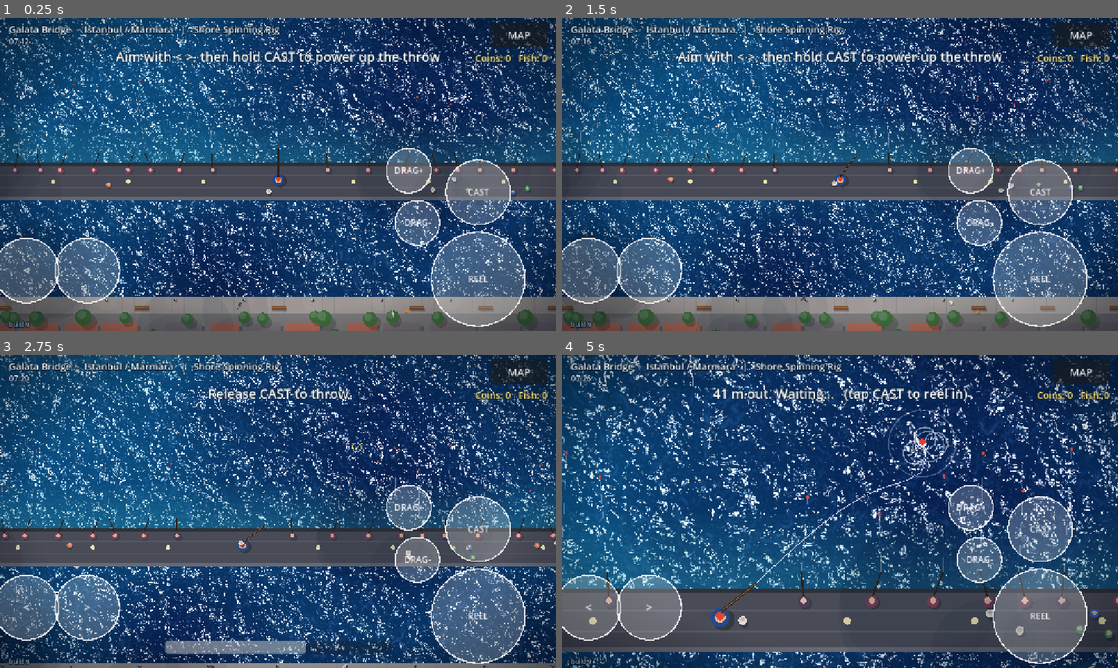
Above: before the commit, frames 1-4 (two rows, left to right).
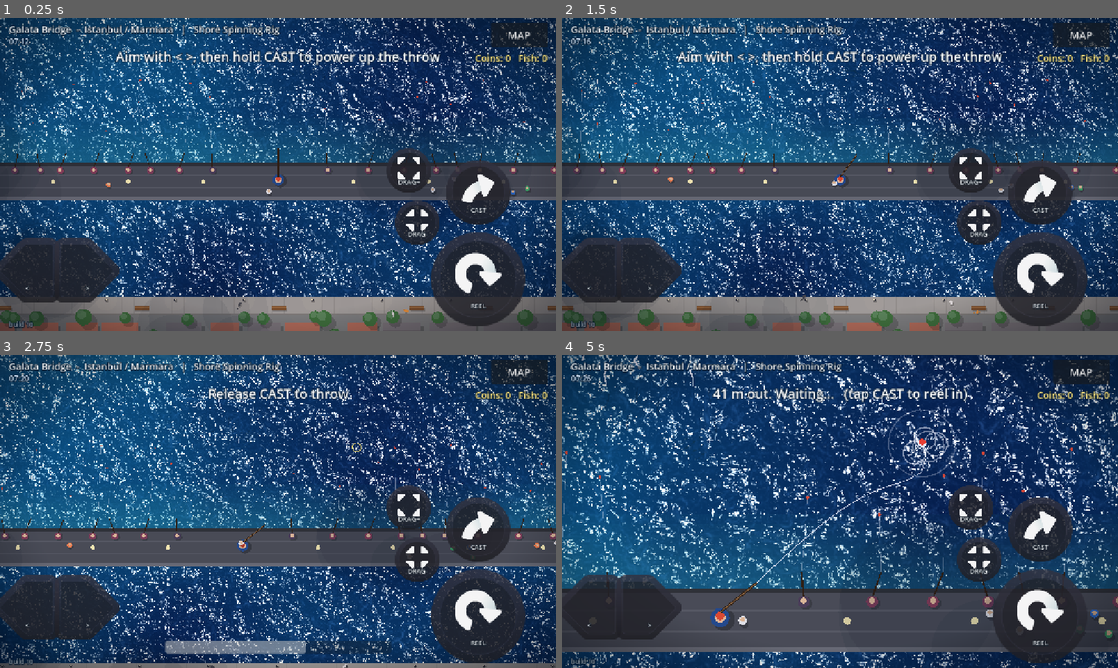
Above: after the commit, the same moments.

Repository: nextlevelcorp/godot_fishing_rpg
Game: Godot game, scene res://shore_fishing.tscn
The game is run twice, just before and just after one commit, with the same random seed, the same clock (stepped at 60 frames per second) and the same inputs. This scene is started directly instead of the project's main scene.
Inputs (mouse positions are in pixels of both pictures, inside the frame that each line leads up to):
- Up to frame 1 (0.25 s): no input
- Up to frame 2 (1.5 s): tap Enter at 0.5 s; move the mouse to (962, 158) at 0.52 s; hold D (steer_right) 0.53-1.25 s; tap X (anchor) at 0.6 s; click (962, 158) at 0.67 s; tap E (bait_deeper) at 0.8 s; drag from (728, 190) to (812, 237) at 1.27 s
- Up to frame 3 (2.75 s): move the mouse to (333, 442) at 2.02 s; hold D (steer_right) from 2.03 s (still down); hold C (cast) from 2.03 s (still down); tap Q (bait_shallower) at 2.1 s
- Up to frame 4 (5 s): release D (steer_right) at 2.75 s; release C (cast) at 2.75 s; drag from (812, 574) to (673, 464) at 2.77 s; move the mouse to (1006, 558) at 3.52 s; hold A (steer_left) 3.53-4.25 s; hold Space (reel_in) 3.53-4.25 s; tap X (anchor) at 3.8 s; drag from (673, 464) to (756, 433) at 4.27 s

The runs differ from the first frame. In frame 1, 12% of the frame differs, in the area x 0-95%, y 41-100%; in frame 2, 12%; in frame 3, 12%; in frame 4, 12%.

Commit message:
feat: Kenney touch controls art and a landed-fish catch card
Touch buttons are drawn with Kenney Mobile Controls 1.0 (CC0) plates
and icons (cast, reel, clutch, steering arrows), dim when idle and lit
and pressed in when held, with a small outlined label.

Landing a fish keeps the side view up: the fish is lifted toward the
angler on a damped spring, flaps on an oscillator, and drips water as
particles under gravity, while a catch card shows species (and NEW
SPECIES / NEW RECORD), weight, coins and scientific name. The card
fades on its own after about three seconds. Build label: build 10.

Claude-Session: https://claude.ai/code/session_01HLtjWBZvxzhjVtsJywwULp

Diff:
--- a/fight_view.gd
+++ b/fight_view.gd
@@ -72,6 +72,13 @@
 var _bubbles: Array = []
 var _small_fish: Array = []
 var _bed_items: Array[Dictionary] = []
+# catch presentation: the fish is lifted from the water on a spring, flapping, dripping water
+var _catch_t := 0.0
+var _catch_title := ""
+var _catch_lines := PackedStringArray()
+var _lift_v := Vector2.ZERO
+var _drips: Array = []
+var _card := StyleBoxFlat.new()
 
 
 func _ready() -> void:
@@ -144,6 +151,20 @@
 ## Fades the side view out (the top-down scene shows the result).
 func end() -> void:
 	_active = false
+	_catch_t = 0.0
+
+
+## Landed: lift the fish out of the water and show a catch card, then fade out on its own.
+func show_catch(title: String, lines: PackedStringArray) -> void:
+	_catch_title = title
+	_catch_lines = lines
+	_catch_t = 3.4
+	_lift_v = Vector2.ZERO
+	_active = true
+	_card.bg_color = Color(0.02, 0.10, 0.18, 0.92)
+	_card.set_corner_radius_all(18)
+	_card.set_border_width_all(3)
+	_card.border_color = Color(1.0, 0.85, 0.4, 0.9)
 
 
 func _x_for(dist_m: float) -> float:
@@ -162,7 +183,12 @@
 	_canvas.visible = true
 	_time += delta
 	_canvas.modulate = Color(tint.r, tint.g, tint.b, _alpha)
-	if fishing != null and _active:
+	if _catch_t > 0.0:
+		_catch_t -= delta
+		_animate_catch(delta)
+		if _catch_t <= 0.0:
+			_active = false
+	elif fishing != null and _active:
 		_simulate(delta)
 	_update_bubbles(delta)
 	_canvas.queue_redraw()
@@ -211,6 +237,31 @@
 		f.apply_force(f.flee(_fish_pos, 220.0) * 2.0)
 		f.apply_force(f.contain(area, 60.0))
 		f.update(delta)
+
+
+## Spring pull toward the angler's hand (Hooke), a flapping oscillation, and water dripping off
+## the fish as particles under gravity.
+func _animate_catch(delta: float) -> void:
+	var target := HAND + Vector2(80.0, -36.0)
+	var acc := (target - _fish_pos) * 30.0 - _lift_v * 8.0
+	_lift_v += acc * delta
+	_fish_pos += _lift_v * delta
+	_facing = -1.0
+	_tilt = sin(_time * 14.0) * 0.35 * clampf(_catch_t / 3.4, 0.2, 1.0)
+	_rod_bend = lerpf(_rod_bend, 0.5, delta * 4.0)
+	if _rng.randf() < delta * 18.0 and _fish_pos.y < SURFACE_Y:
+		_drips.append(Noc.Particle.new(_fish_pos + Vector2(_rng.randf_range(-_fish_len * 0.3, _fish_len * 0.3), 6.0),
+			Vector2(_rng.randf_range(-20.0, 20.0), _rng.randf_range(0.0, 40.0)), 0.0, 0.0, 1.2, _rng.randf_range(2.0, 4.0), Color(0.8, 0.95, 1.0, 0.9)))
+	var keep: Array = []
+	for d in _drips:
+		d.vel += Vector2(0.0, 700.0) * delta
+		d.pos += d.vel * delta
+		d.age += delta
+		if not d.dead() and d.pos.y < SURFACE_Y + 4.0:
+			keep.append(d)
+	_drips = keep
+	var mouth := _fish_pos + Vector2(_facing * _fish_len * 0.42, 0.0)
+	_rope.step(_rod_tip_now(), mouth, _rod_tip_now().distance_to(mouth), Vector2(0.0, 200.0), delta)
 
 
 func _rod_tip_now() -> Vector2:
@@ -300,6 +351,8 @@
 			var bs: float = b.size / 64.0
 			_draw_sprite(bt, b.pos, Vector2(bs, bs), 0.0, Color(1.0, 1.0, 1.0, 0.85 * k))
 
+	for d in _drips:
+		_canvas.draw_circle(d.pos, float(d.size), Color(0.8, 0.95, 1.0, 0.85))
 	var surf := PackedVector2Array()
 	var x := 0.0
 	while x <= W:
@@ -307,6 +360,21 @@
 		x += 16.0
 	c.draw_polyline(surf, Color(1.0, 1.0, 1.0, 0.7), 3.0, true)
 	_draw_angler()
+	if _catch_t > 0.0:
+		_draw_card()
+
+
+func _draw_card() -> void:
+	var appear := clampf((3.4 - _catch_t) * 4.0, 0.0, 1.0)
+	var rect := Rect2(Vector2(660.0, 230.0 + (1.0 - appear) * 40.0), Vector2(520.0, 230.0))
+	_card.draw(_canvas.get_canvas_item(), rect)
+	var font := ThemeDB.fallback_font
+	_canvas.draw_string(font, rect.position + Vector2(24.0, 50.0), _catch_title, HORIZONTAL_ALIGNMENT_LEFT, rect.size.x - 48.0, 30, Color(1.0, 0.92, 0.6))
+	for i in _catch_lines.size():
+		_canvas.draw_string(font, rect.position + Vector2(24.0, 96.0 + float(i) * 34.0), _catch_lines[i], HORIZONTAL_ALIGNMENT_LEFT, rect.size.x - 200.0, 22, Color.WHITE)
+	if _fish_tex != null:
+		var big := minf(1.6, 150.0 / 110.0)
+		_draw_sprite(_fish_tex, rect.position + Vector2(rect.size.x - 100.0, 130.0), Vector2(big, big), sin(_time * 3.0) * 0.08, _fish_tint)
 
 
 ## Seaweed and rocks stand on the bed; seaweed sways on a sine oscillator around its base.
--- a/game_session.gd
+++ b/game_session.gd
@@ -6,7 +6,7 @@
 
 ## Shown on screen so a player can tell a fresh deploy from a page the browser cached.
 ## Bump it with every build that changes behaviour.
-const BUILD := "build 9"
+const BUILD := "build 10"
 const SAVE_PATH := "user://save.cfg"
 const START_RIG := "shore_spinning_rig"
 ## Shore rigs in shop order. Prices live on each rig in BiomeDB.RIGS ("price").
--- a/shore_fishing.gd
+++ b/shore_fishing.gd
@@ -852,9 +852,11 @@
 	_shake = ratio * ratio
 
 
-func _end_fight() -> void:
+## keep_view: leave the side view up (the catch card is showing and fades out on its own).
+func _end_fight(keep_view: bool = false) -> void:
 	_show_fight_ui(false)
-	_fight_view.end()
+	if not keep_view:
+		_fight_view.end()
 	_fish_id = ""
 	_fight_agent = null
 	_rod_bend_target = 0.0
@@ -871,9 +873,12 @@
 	GameSession.record_catch(id, sp["name"], weight_kg, value)
 	_update_coins()
 	var badge := "NEW SPECIES!  " if first else ("NEW RECORD!  " if record else "")
-	_result_label.text = "%sCAUGHT!\n%s  %.2f kg   +%d" % [badge, sp["name"], weight_kg, value]
+	var lines := PackedStringArray(["%.2f kg" % weight_kg, "+%d coins" % value, String(sp["scientific"])])
+	_fight_view.show_catch(badge + String(sp["name"]), lines)
+	_result_label.text = ""
 	_set_status("Nice one")
-	_end_fight()
+	_amb.play("splash", 0.7)
+	_end_fight(true)
 
 
 func _on_snapped(_id: String) -> void:
--- a/touch_controls.gd
+++ b/touch_controls.gd
@@ -29,6 +29,23 @@
 	[&"bait_shallower", "SHAL", 1210.0, 220.0, 36.0],
 ]
 
+## Button art: Kenney Mobile Controls (CC0), assets/kenney_mobile_controls/.
+## action -> [plate sprite, icon sprite or "", icon rotation in radians]. icon_arrow points right.
+const ART_DIR := "res://assets/kenney_mobile_controls/"
+const VISUALS := {
+	&"boat_forward": ["button_circle", "icon_arrow", -PI * 0.5],
+	&"boat_back": ["button_circle", "icon_arrow", PI * 0.5],
+	&"steer_left": ["direction_left", "", 0.0],
+	&"steer_right": ["direction_right", "", 0.0],
+	&"reel_in": ["button_circle", "icon_arrow_rotate", 0.0],
+	&"cast": ["button_circle", "icon_arrow_curved", 0.0],
+	&"anchor": ["button_circle", "icon_hand", 0.0],
+	&"drag_up": ["button_circle", "icon_size_larger", 0.0],
+	&"drag_down": ["button_circle", "icon_size_smaller", 0.0],
+	&"bait_deeper": ["button_circle", "icon_arrow", PI * 0.5],
+	&"bait_shallower": ["button_circle", "icon_arrow", -PI * 0.5],
+}
+
 ## Action -> how many times a button for it has been pressed. Scenes compare this counter with
 ## the value they saw last frame, so a tap shorter than a frame is never lost.
 static var presses: Dictionary = {}
@@ -55,7 +72,17 @@
 		btn.radius = float(b[4]) * TOUCH_SCALE
 		btn.position = Vector2(b[2], b[3]) - Vector2.ONE * btn.radius
 		btn.size = Vector2.ONE * btn.radius * 2.0
+		var look: Array = VISUALS.get(action, ["button_circle", "", 0.0])
+		btn.plate = _load_art(look[0])
+		btn.icon = _load_art(look[1])
+		btn.icon_rot = look[2]
 		_root.add_child(btn)
+
+
+func _load_art(art_name: String) -> Texture2D:
+	if art_name == "":
+		return null
+	return load(ART_DIR + art_name + ".png") as Texture2D
 
 
 ## One round button. Handles touch (per finger) and mouse (desktop, or browsers that turn touches
@@ -66,6 +93,9 @@
 	var action: StringName
 	var label := ""
 	var radius := 50.0
+	var plate: Texture2D
+	var icon: Texture2D
+	var icon_rot := 0.0
 	var _pointers: Dictionary = {}       # pointer id -> true while it holds this button
 	var _tap := Vector2.ZERO
 	var _tap_age := 99.0
@@ -125,12 +155,27 @@
 	func _draw() -> void:
 		var c := size * 0.5
 		var lit := not _pointers.is_empty()
-		draw_circle(c, radius, Color(1, 1, 1, 0.45 if lit else 0.22))
-		draw_arc(c, radius, 0.0, TAU, 40, Color(1, 1, 1, 0.85), 3.0)
+		var press := 0.92 if lit else 1.0
+		if plate != null:
+			var r := radius * press
+			draw_texture_rect(plate, Rect2(c - Vector2(r, r), Vector2(r, r) * 2.0), false,
+				Color(0.75, 0.95, 1.0, 1.0) if lit else Color(1.0, 1.0, 1.0, 0.85))
+		else:
+			draw_circle(c, radius, Color(1, 1, 1, 0.45 if lit else 0.22))
+			draw_arc(c, radius, 0.0, TAU, 40, Color(1, 1, 1, 0.85), 3.0)
+		if icon != null:
+			var s := radius * 1.0 / maxf(icon.get_width(), 1.0) * press
+			draw_set_transform(c - Vector2(0.0, radius * 0.12), icon_rot, Vector2(s, s))
+			draw_texture(icon, -icon.get_size() * 0.5, Color(1.0, 1.0, 1.0, 0.95))
+			draw_set_transform(Vector2.ZERO, 0.0, Vector2.ONE)
 		var font := ThemeDB.fallback_font
-		var fs := 26 if label.length() <= 2 else 20
+		var fs := 15
 		var tw := font.get_string_size(label, HORIZONTAL_ALIGNMENT_LEFT, -1, fs).x
-		draw_string(font, c + Vector2(-tw * 0.5, fs * 0.35), label, HORIZONTAL_ALIGNMENT_LEFT, -1, fs, Color(1, 1, 1, 0.9))
+		var ty := radius * 0.62 if icon != null else fs * 0.35
+		if plate != null and icon == null:
+			ty = radius * 0.62
+		draw_string_outline(font, c + Vector2(-tw * 0.5, ty), label, HORIZONTAL_ALIGNMENT_LEFT, -1, fs, 4, Color(0.0, 0.05, 0.1, 0.9))
+		draw_string(font, c + Vector2(-tw * 0.5, ty), label, HORIZONTAL_ALIGNMENT_LEFT, -1, fs, Color(1, 1, 1, 0.95))
 		if _tap_age < 0.5:
 			var k := _tap_age / 0.5
 			draw_arc(_tap, 14.0 + k * 22.0, 0.0, TAU, 28, Color(1.0, 0.9, 0.3, 0.95 * (1.0 - k)), 3.0)
Not shown, added: assets/kenney_mobile_controls/License.txt
Binary file added: assets/kenney_mobile_controls/button_circle.png
Binary file added: assets/kenney_mobile_controls/direction_left.png
Binary file added: assets/kenney_mobile_controls/direction_right.png
Binary file added: assets/kenney_mobile_controls/icon_arrow.png
Binary file added: assets/kenney_mobile_controls/icon_arrow_curved.png
Binary file added: assets/kenney_mobile_controls/icon_arrow_rotate.png
Binary file added: assets/kenney_mobile_controls/icon_hand.png
Binary file added: assets/kenney_mobile_controls/icon_size_larger.png
Binary file added: assets/kenney_mobile_controls/icon_size_smaller.png
Not shown, added: assets/kenney_mobile_controls/SOURCE.md
